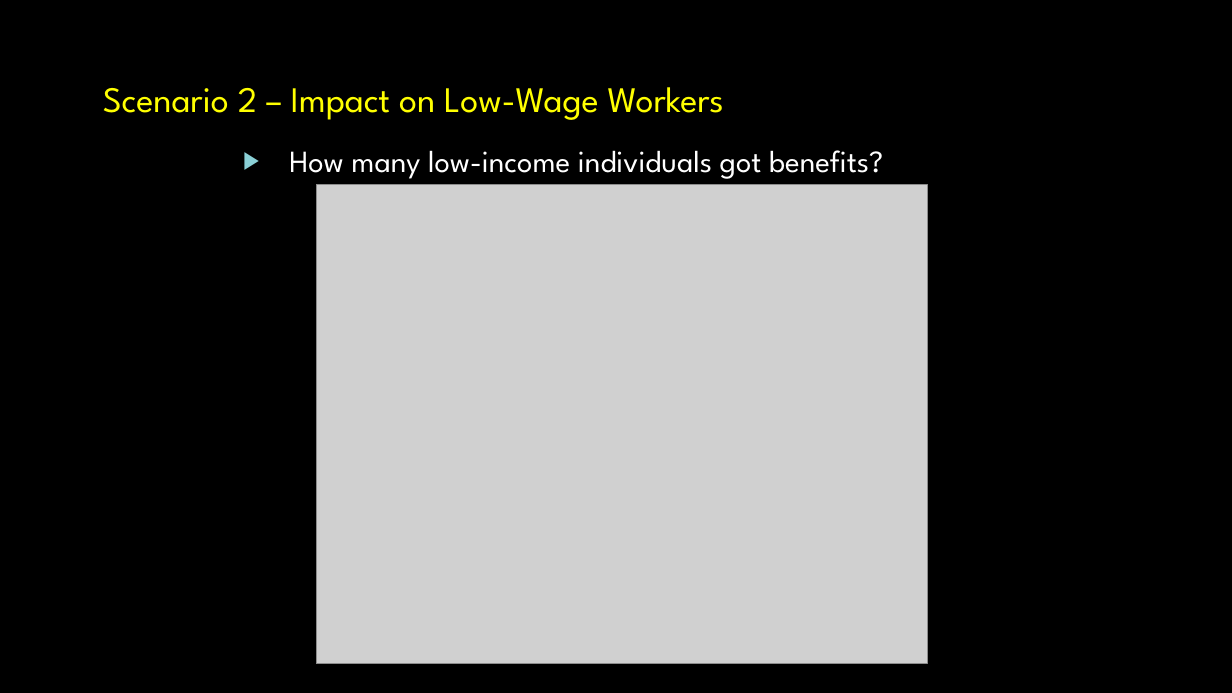
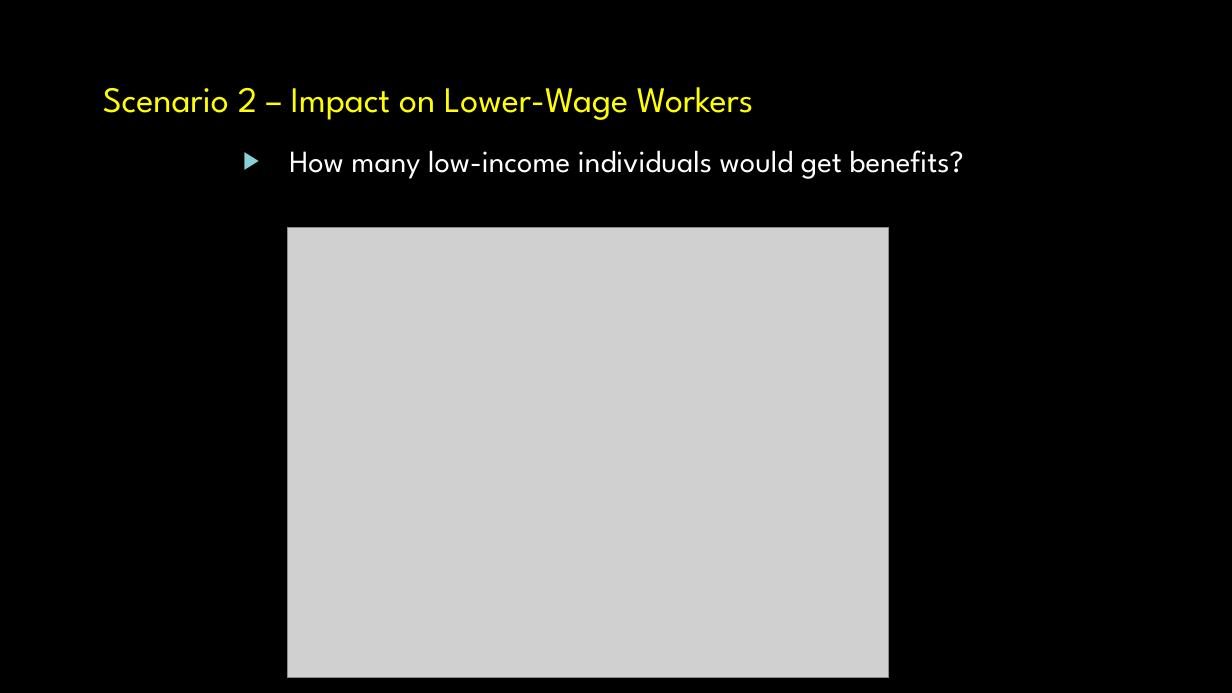
Before and after one commit to m-trinh/microsim, a slide deck: slide 31 of draft/demo_external_20191213/121319 Microsim Demonstration_cz_lp.pptx (slide 25 before the commit). Drawn at 1232x693 pixels with LibreOffice and Linux fonts; fonts in the diff are those of the drawing; grey boxes stand for pictures; background and template pictures are left out. Boxes give left, top, right and bottom in pixels: in the first picture for what was removed or moved away, otherwise in the second. Text is boxed around its words. In the diff, an @@ line names an element or a change of style, - is before the commit and + after.

Commit message:
simcol index issue fixed, make plots for low income

```diff
--- a/draft/demo_external_20191213/121319 Microsim Demonstration_cz_lp.pptx
+++ b/draft/demo_external_20191213/121319 Microsim Demonstration_cz_lp.pptx
@@ text at bbox=[103, 87, 964, 179]: text changed @@
-    Scenario 2 – Impact on Low-Wage Workers
-      ▶ How many low-income individuals got benefits?
+    Scenario 2 – Impact on Lower-Wage Workers
+      ▶ How many low-income individuals would get benefits?
@@ picture: place and size @@
-picture at bbox=[316, 184, 927, 664]
+picture at bbox=[288, 227, 889, 678]
```
Also in this commit, not shown: 14 other slides changed, 7 slides added, 3 slides removed, 11 other files.
